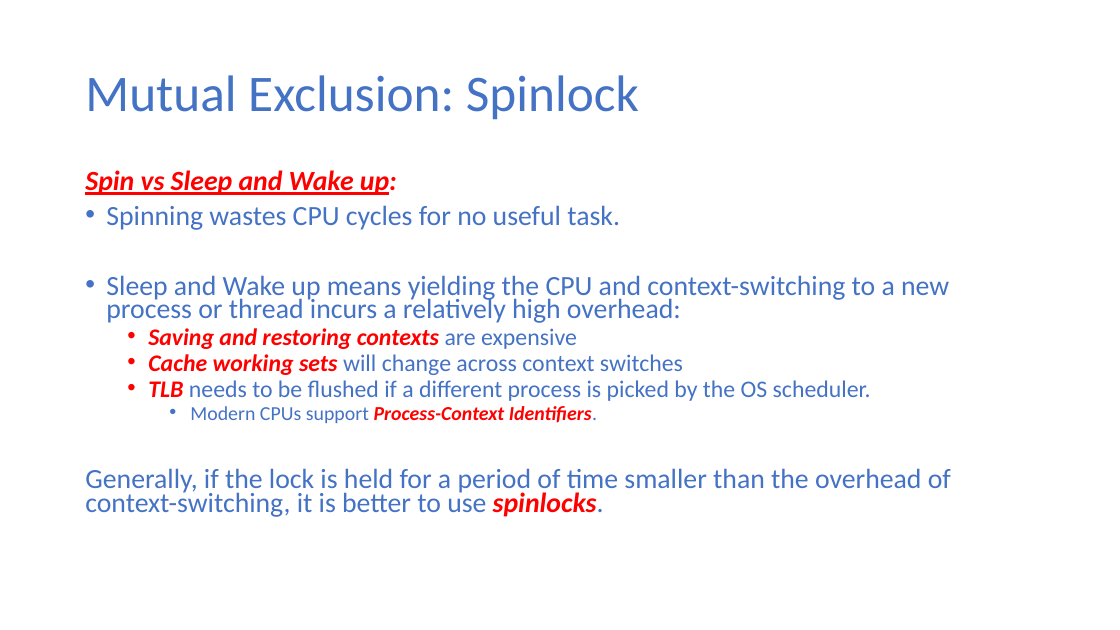
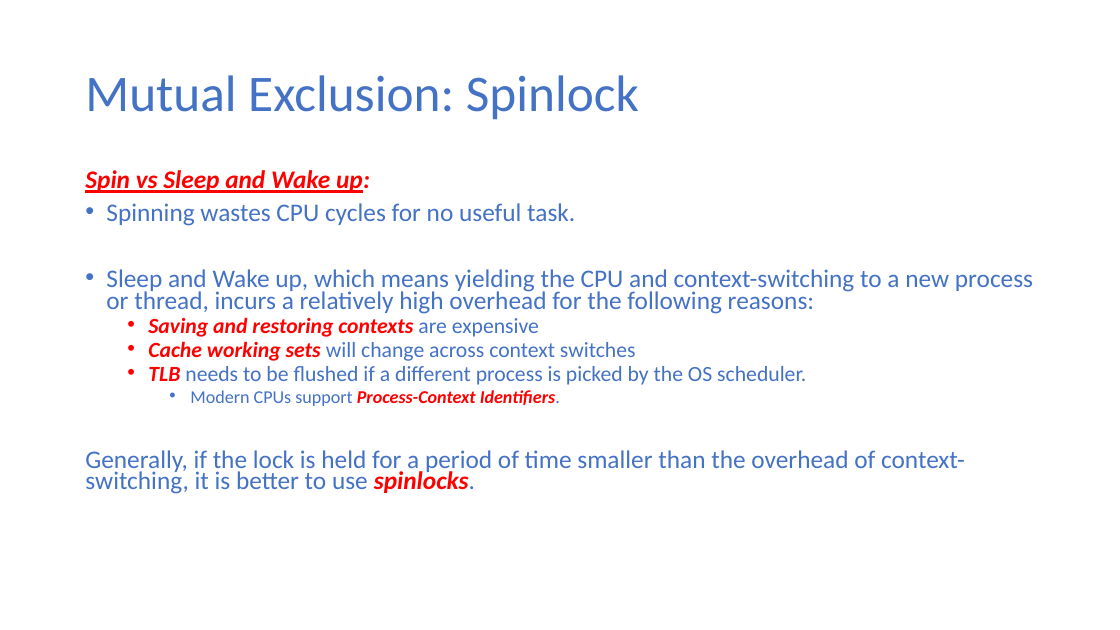
Before and after one commit to ekkapotc/PC, a slide deck: slide 32 of Slides/Lecture 3.pptx. Drawn at 1120x630 pixels with LibreOffice and Linux fonts; fonts in the diff are those of the drawing. Boxes give left, top, right and bottom in pixels: in the first picture for what was removed or moved away, otherwise in the second. Text is boxed around its words. In the diff, an @@ line names an element or a change of style, - is before the commit and + after.

```diff
--- a/Slides/Lecture 3.pptx
+++ b/Slides/Lecture 3.pptx
@@ text at [85, 170, 965, 494]: size 23.8 to 21.7 pt in "Spin vs Sleep and Wake up:", "Spinning wastes CPU cycles for no useful ...", "Generally, if the lock is held for ..."; size 20.4 to 18.6 pt in "Saving and restoring contexts are expensive", "Cache working sets will change across context ...", "TLB needs to be flushed if a ..."; size 17 to 15.5 pt in "Modern CPUs support Process-Context Identifiers." @@
@@ text at [106, 269, 1033, 314]: text changed; size 23.8 to 21.7 pt @@
-• Sleep and Wake up means yielding the CPU and context-switching to a new process or thread incurs a relatively high overhead:
+• Sleep and Wake up, which means yielding the CPU and context-switching to a new process or thread, incurs a relatively high overhead for the following reasons:
```
Also in this commit, not shown: 1 other file.
